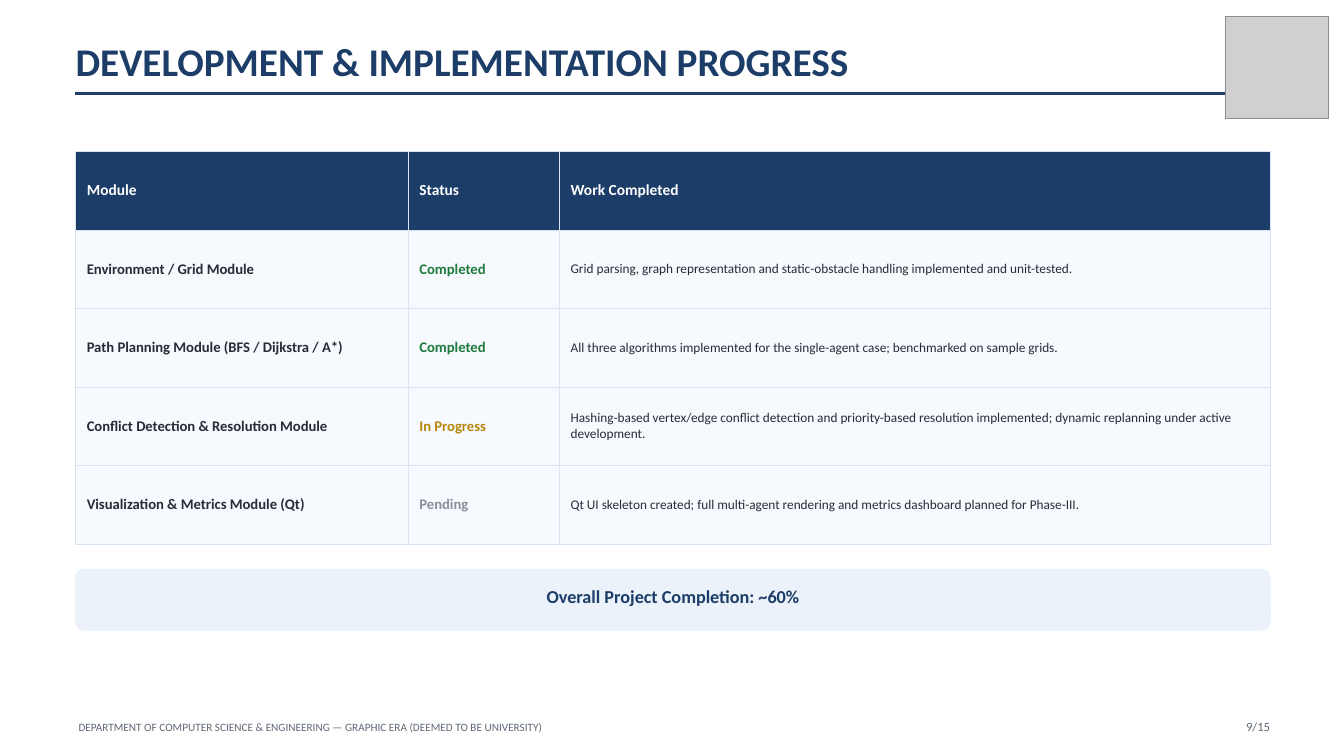
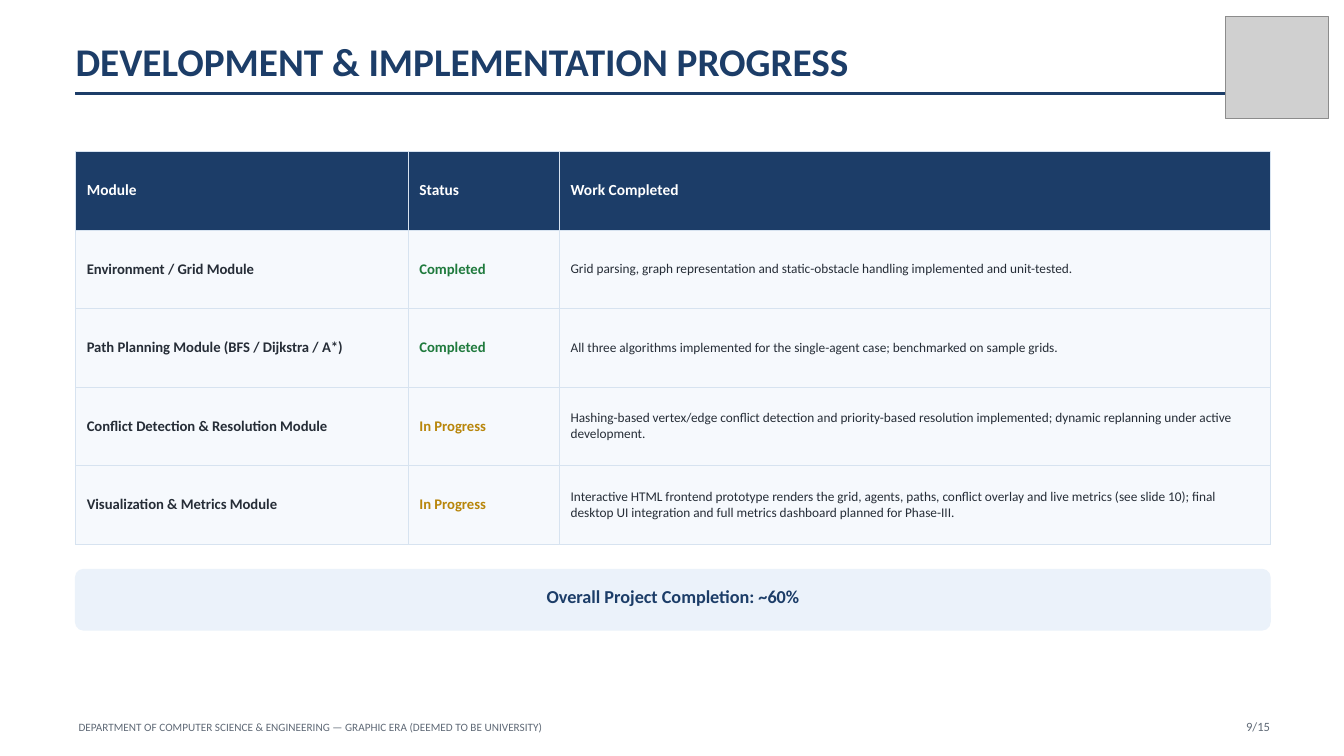
Before and after one commit to ayushirautela123/Simulator-for-Path-Planning-of-Multi-Agent, a slide deck: slide 9 of TeamAFK_PhaseII_Evaluation.pptx. Drawn at 1344x756 pixels with LibreOffice and Linux fonts; fonts in the diff are those of the drawing; grey boxes stand for pictures. Boxes give left, top, right and bottom in pixels: in the first picture for what was removed or moved away, otherwise in the second. Text is boxed around its words. In the diff, an @@ line names an element or a change of style, - is before the commit and + after.

Commit message:
Updated ppt for phase 2 of PBL- SPPM

```diff
--- a/TeamAFK_PhaseII_Evaluation.pptx
+++ b/TeamAFK_PhaseII_Evaluation.pptx
@@ table at (76,151,1270,544) @@
-row 5: Visualization & Metrics Module (Qt) | Pending | Qt UI skeleton created; full multi-agent rendering and metrics dashboard planned for Phase-III.
+row 5: Visualization & Metrics Module | In Progress | Interactive HTML frontend prototype renders the grid, agents, paths, conflict overlay and live metrics (see slide 10); final desktop UI integration and full metrics dashboard planned for Phase-III.
```
Also in this commit, not shown: 12 other slides changed.
